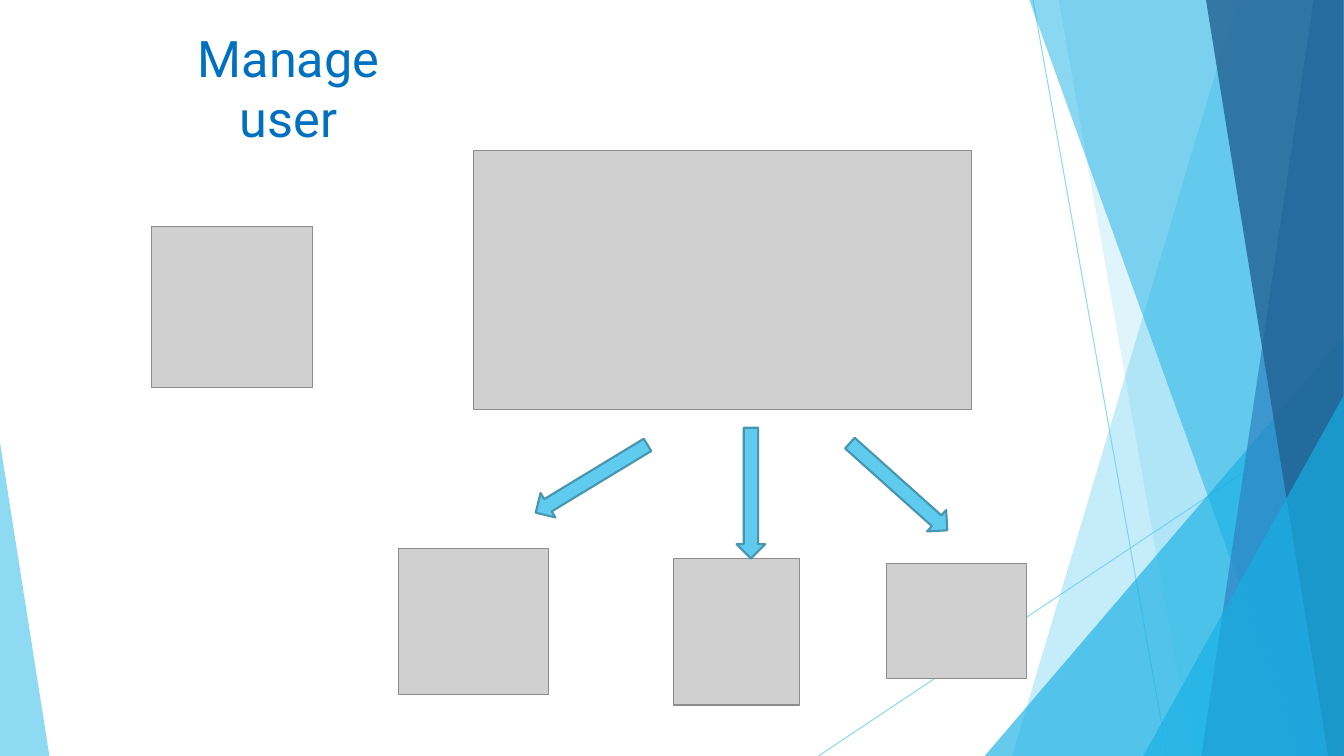
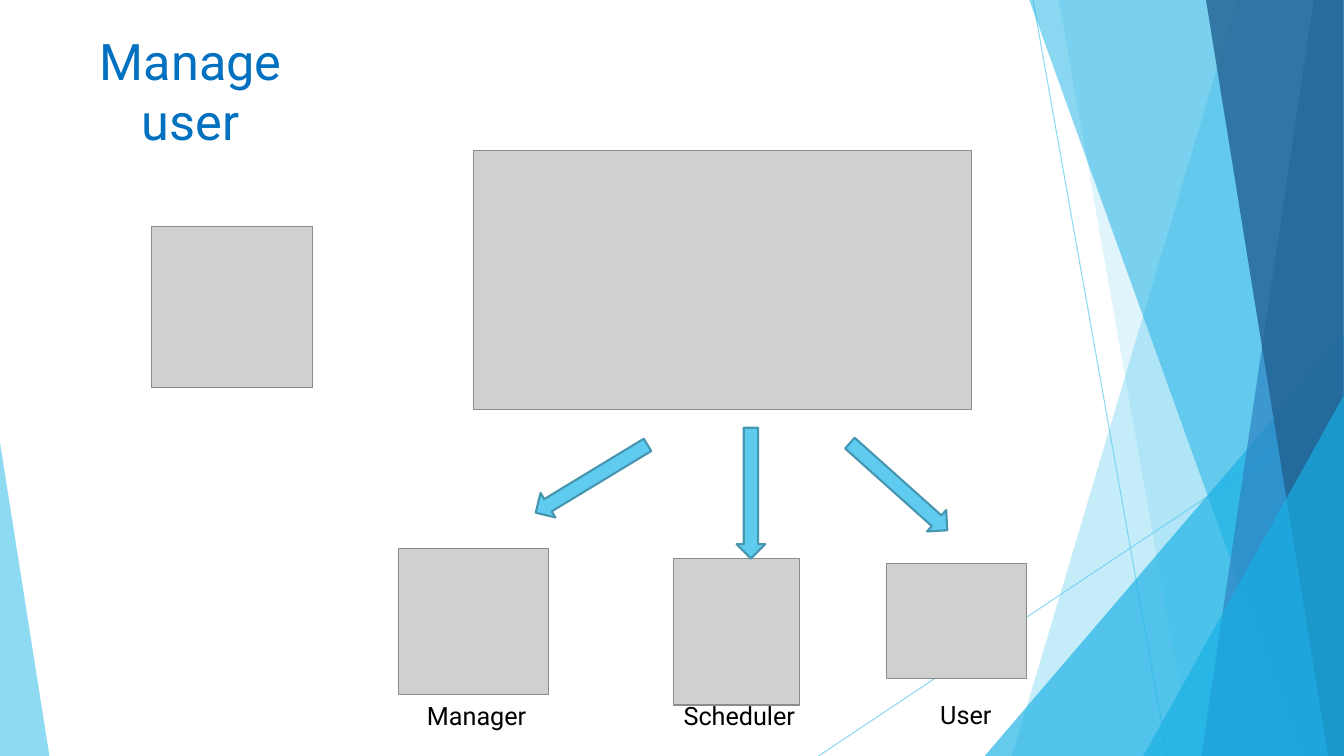
Before and after one commit to linhmimoza/Hospital_PortalExtra, a slide deck: slide 22 of Hospital.pptx. Drawn at 1344x756 pixels with LibreOffice and Linux fonts; fonts in the diff are those of the drawing; grey boxes stand for pictures. Boxes give left, top, right and bottom in pixels: in the first picture for what was removed or moved away, otherwise in the second. Text is boxed around its words. In the diff, an @@ line names an element or a change of style, - is before the commit and + after.

```diff
--- a/Hospital.pptx
+++ b/Hospital.pptx
@@ text "Manage user": place and size @@
-text "Manage user" at (198, 41, 379, 138)
+text "Manage user" at (100, 44, 281, 141)
@@ text added at (427, 707, 526, 731), 18 pt, text #000000 @@
+Manager
@@ text added at (684, 702, 795, 726), 18 pt, text #000000 @@
+Scheduler
@@ text added at (940, 706, 991, 725), 18 pt, text #000000 @@
+User
```
Also in this commit, not shown: 10 other slides changed, 1 slide removed.
